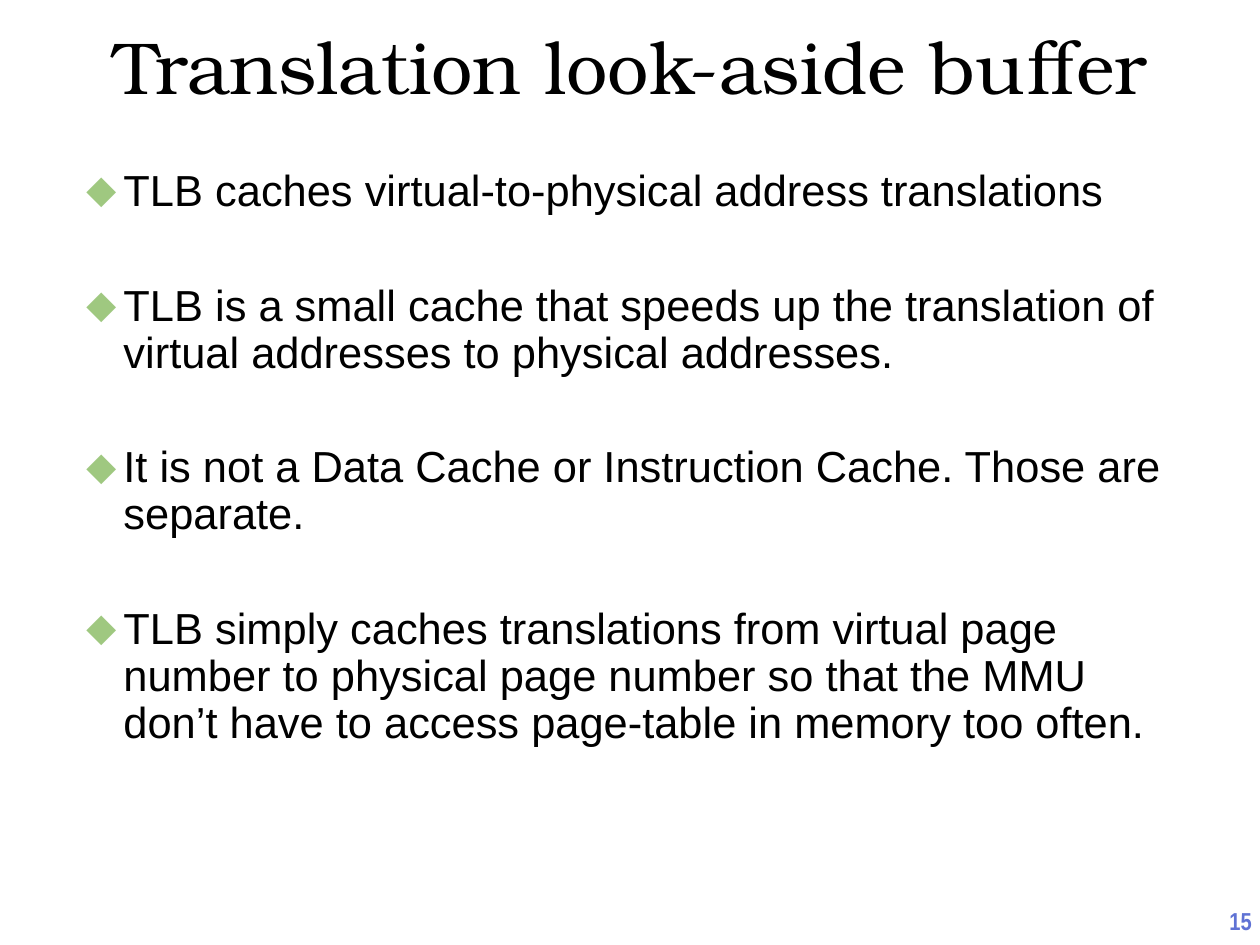
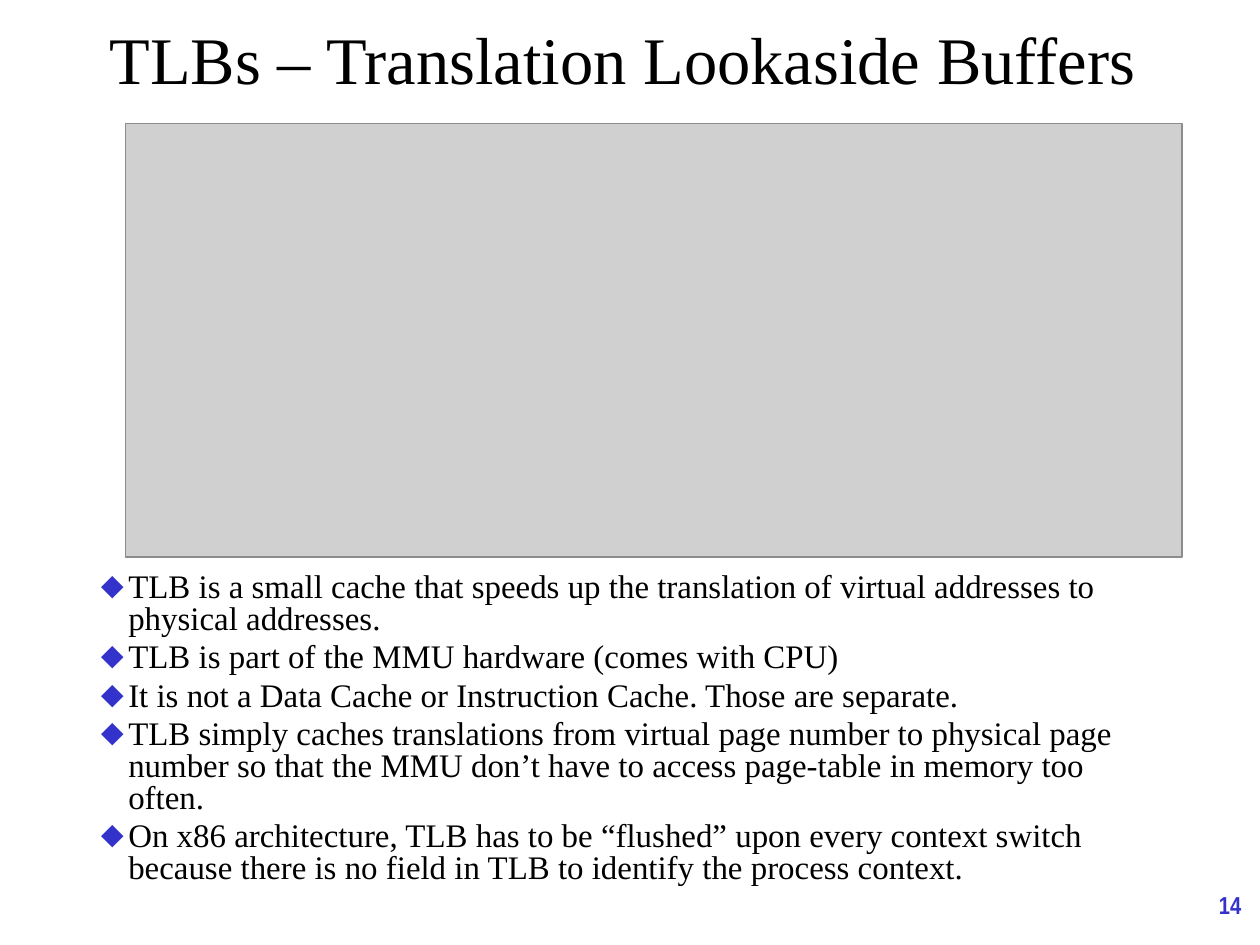
Before and after one commit to oscourse/oscourse.github.io, a slide deck: slide 14 of slides/virtual_memory_intro.pptx (slide 15 before the commit). Drawn at 1260x945 pixels with LibreOffice and Linux fonts; fonts in the diff are those of the drawing; grey boxes stand for pictures. Boxes give left, top, right and bottom in pixels: in the first picture for what was removed or moved away, otherwise in the second. Text is boxed around its words. In the diff, an @@ line names an element or a change of style, - is before the commit and + after.

```diff
--- a/slides/virtual_memory_intro.pptx
+++ b/slides/virtual_memory_intro.pptx
@@ title "TLBs – Translation Lookaside Buffers" at (x1=110, y1=37, x2=1135, y2=85): vertical alignment bottom to middle @@
@@ title at (x1=110, y1=37, x2=1135, y2=85): text changed; size 42 to 38 pt; font TeX Gyre Bonum to Times New Roman @@
-Translation look-aside buffer
+TLBs – Translation Lookaside Buffers
@@ picture added at (x1=125, y1=123, x2=1182, y2=557) @@
@@ text at (x1=123, y1=174, x2=1103, y2=214): paragraph removed @@
-⬥ TLB caches virtual-to-physical address translations
@@ text "TLB is a small cache ..." moved from (x1=123, y1=174, x2=1160, y2=746) to (x1=128, y1=575, x2=1111, y2=885) @@
@@ text at (x1=128, y1=575, x2=1111, y2=810): size 24.8 to 18.8 pt, font Arial to Times New Roman in "TLB is a small cache that speeds ...", "It is not a Data Cache or ...", "TLB simply caches translations from virtual page ..."; indent changed; line spacing 0.9 to 0.8; less space between paragraphs @@
@@ text at (x1=128, y1=645, x2=838, y2=674): paragraph added @@
+⬥ TLB is part of the MMU hardware (comes with CPU)
@@ text at (x1=128, y1=824, x2=1082, y2=885): paragraph added @@
+⬥ On x86 architecture, TLB has to be “flushed” upon every context switch because there is no field in TLB to identify the process context.
@@ page number added at (x1=1219, y1=897, x2=1241, y2=914), 14 pt, text #3333CC, bold @@
+14
@@ page number removed at (x1=1229, y1=913, x2=1251, y2=930) @@
-15
```
Also in this commit, not shown: 3 other slides changed, 1 slide removed, 3 other files.
